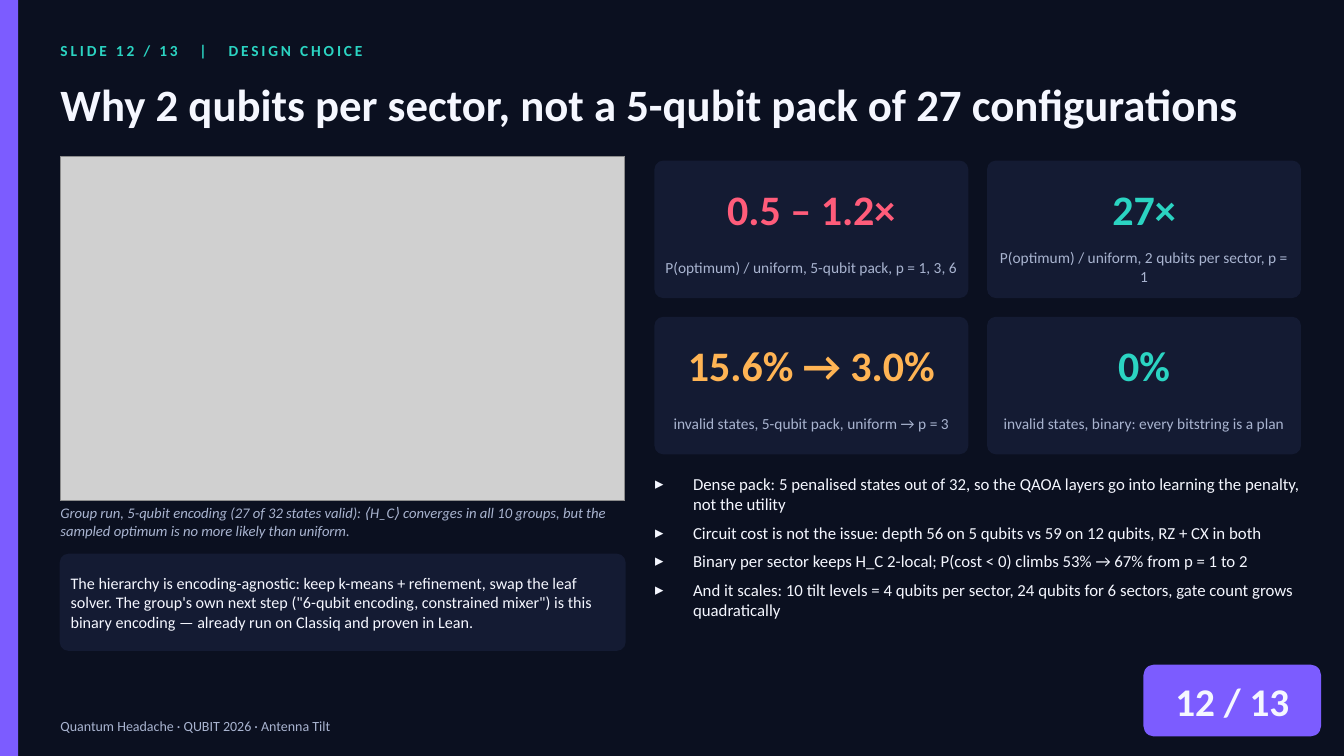
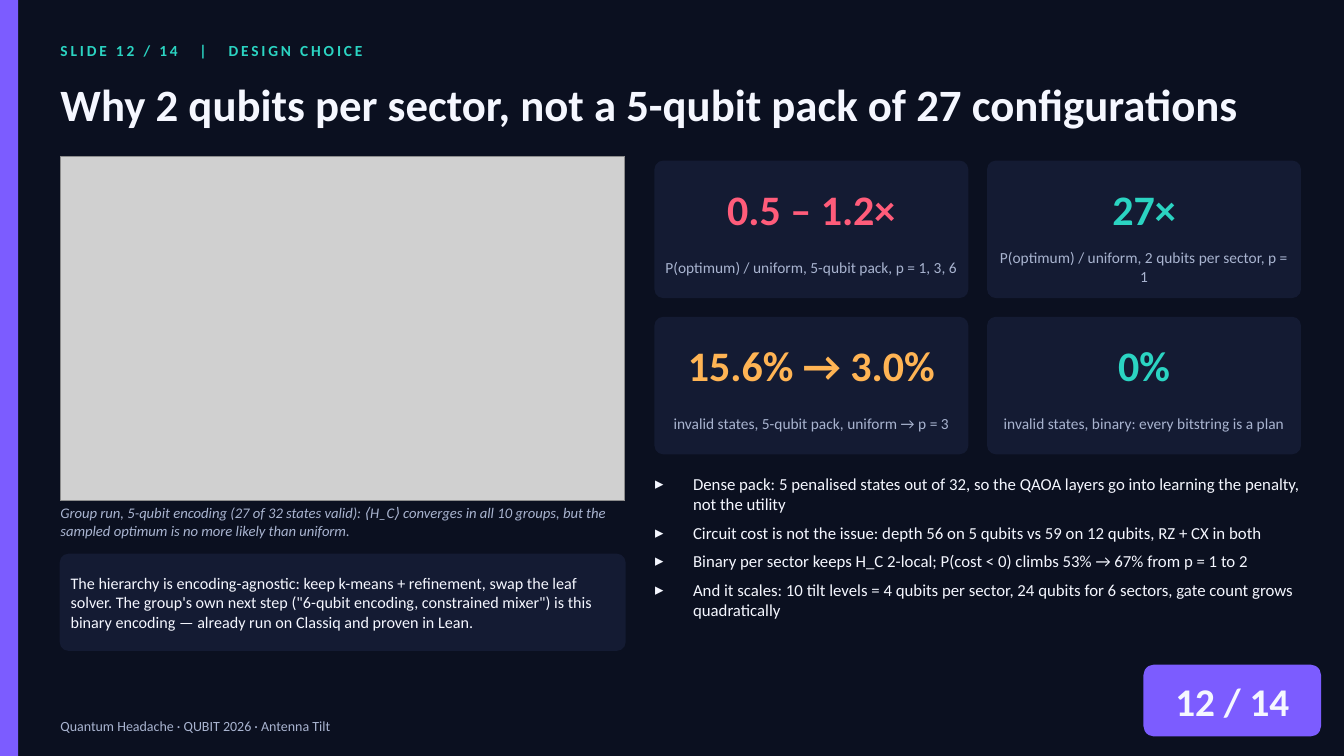
Before and after one commit to zuwasi/quantum-headache-antenna-tilt, a slide deck: slide 12 of presentation/QuantumHeadache_AntennaTilt.pptx. Drawn at 1344x756 pixels with LibreOffice and Linux fonts; fonts in the diff are those of the drawing; grey boxes stand for pictures. Boxes give left, top, right and bottom in pixels: in the first picture for what was removed or moved away, otherwise in the second. Text is boxed around its words. In the diff, an @@ line names an element or a change of style, - is before the commit and + after.

```diff
--- a/presentation/QuantumHeadache_AntennaTilt.pptx
+++ b/presentation/QuantumHeadache_AntennaTilt.pptx
@@ text at (60, 46, 362, 56): text changed @@
-SLIDE 12 / 13 | DESIGN CHOICE
+SLIDE 12 / 14 | DESIGN CHOICE
@@ text at (1175, 690, 1290, 716): text changed @@
-12 / 13
+12 / 14
```
Also in this commit, not shown: 12 other slides changed, 1 slide added, 3 other files.
